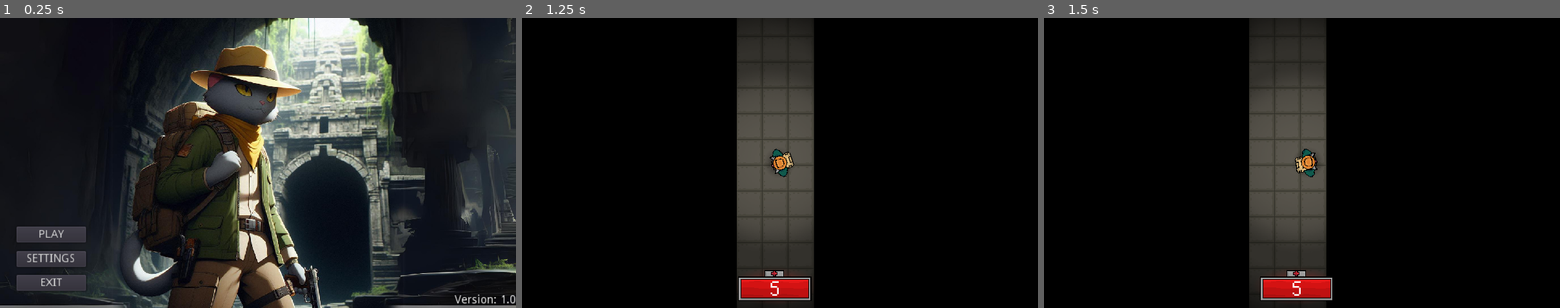
Above: before the commit, frames 1-3 (left to right).
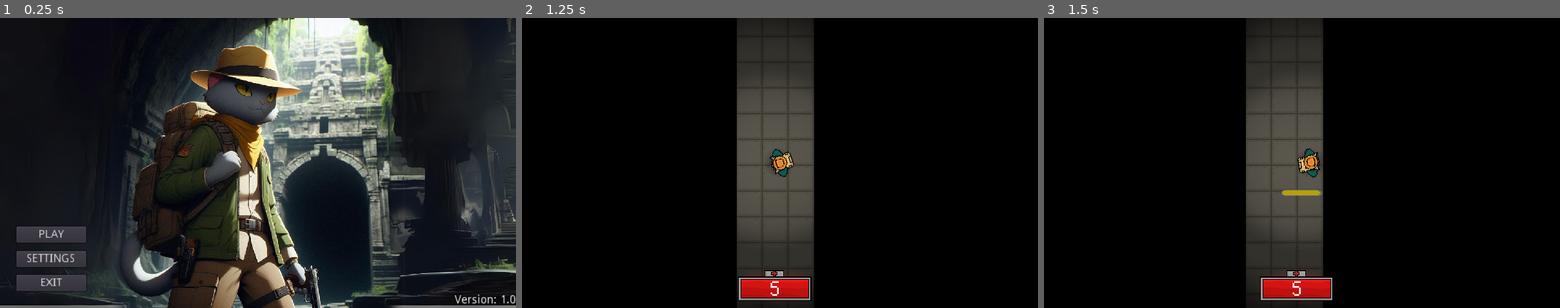
Above: after the commit, the same moments.

Repository: MarcinOrl/martini-symulacja-pracy
Game: Godot game, scene res://Menu.tscn
Two runs of this game, one before a commit and one after it. Both use one fixed random seed, a clock stepped at 60 frames per second and the inputs below.
Inputs (mouse positions are in pixels of both pictures, inside the frame that each line leads up to):
- Up to frame 1 (0.25 s): no input
- Up to frame 2 (1.25 s): click "PLAY" at 0.5 s
- Up to frame 3 (1.5 s): tap Enter at 1.25 s; move the mouse to (1415, 148) at 1.27 s; hold Right (ui_right) from 1.28 s (still down); hold Shift (ui_sprint, bound only after the commit) from 1.28 s (still down)

Frames 1-2 are identical in both runs. In frame 3, 1.8% of the frame differs, in the area x 39-55%, y 0-100%.

Commit message:
Implemented sprint mechanic

Diff:
--- a/Player/Player.gd
+++ b/Player/Player.gd
@@ -16,6 +16,11 @@
 var stats = PlayerStats
 var reload = false
 var hitParticle = load("res://Player/PlayerHurtParticle.tscn")
+var can_sprint = true
+var stamina = 5.0
+var regen_delay = 1.0
+var stamina_timer = 0.0
+var sprint_multiplier = 1.4
 
 onready var animationPlayer = $AnimationPlayer
 onready var animationTree = $AnimationTree
@@ -55,9 +60,29 @@
 	input_vector.y = Input.get_action_strength("ui_down") - Input.get_action_strength("ui_up")
 	input_vector = input_vector.normalized()
 
+	var sprinting = false
+
+	if Input.is_action_pressed("ui_sprint") and can_sprint and stamina > 0:
+		sprinting = true
+		stamina -= delta
+		stamina_timer = 0.0
+
+	if stamina <= 0:
+		can_sprint = false
+
+	if !sprinting:
+		stamina_timer += delta
+		if stamina_timer >= regen_delay:
+			stamina = min(stamina + delta, 5.0)
+			if stamina > 0:
+				can_sprint = true
+
 	if input_vector != Vector2.ZERO:
 		animationState.travel("walking")
-		apply_central_impulse(input_vector*90)
+		if !sprinting:
+			apply_central_impulse(input_vector*90)
+		else:
+			apply_central_impulse(input_vector*sprint_multiplier*90)
 	else:
 		animationState.travel("Idle")
 
--- /dev/null
+++ b/UI/SprintBar.gd
@@ -0,0 +1 @@
+extends ProgressBar
--- /dev/null
+++ b/UI/SprintBar.tscn
@@ -0,0 +1,34 @@
+[gd_scene load_steps=4 format=2]
+
+[ext_resource path="res://UI/SprintBar.gd" type="Script" id=1]
+
+[sub_resource type="StyleBoxFlat" id=46]
+bg_color = Color( 0.713726, 0.639216, 0.0392157, 1 )
+corner_radius_top_left = 5
+corner_radius_top_right = 5
+corner_radius_bottom_right = 5
+corner_radius_bottom_left = 5
+
+[sub_resource type="StyleBoxFlat" id=45]
+bg_color = Color( 1, 1, 1, 0.180392 )
+corner_radius_top_left = 5
+corner_radius_top_right = 5
+corner_radius_bottom_right = 5
+corner_radius_bottom_left = 5
+expand_margin_left = 1.0
+expand_margin_right = 1.0
+expand_margin_top = 1.0
+expand_margin_bottom = 1.0
+
+[node name="SprintBar" type="ProgressBar"]
+margin_right = 42.0
+margin_bottom = 14.0
+rect_scale = Vector2( 1, 0.5 )
+custom_styles/fg = SubResource( 46 )
+custom_styles/bg = SubResource( 45 )
+value = 50.0
+percent_visible = false
+script = ExtResource( 1 )
+__meta__ = {
+"_edit_use_anchors_": false
+}
--- a/main.gd
+++ b/main.gd
@@ -2,6 +2,13 @@
 
 #onready var player = $Player
 onready var nav = $Navigation2D
+onready var sprint_bar = $CanvasLayer/SprintBar
+
+func _process(delta):
+	var player = get_node_or_null("Player")
+	if player:
+		sprint_bar.visible = player.stamina < 5.0
+		sprint_bar.value = (player.stamina / 5.0) * 100
 
 func _on_Timer_timeout():
 	var player = get_node_or_null( "Player" )
--- a/main.tscn
+++ b/main.tscn
@@ -15,6 +15,7 @@
 [ext_resource path="res://elements/Camera2D.tscn" type="PackedScene" id=13]
 [ext_resource path="res://MusicAndSounds/an-evil-wynd-by-tim-kulig-from-filmmusic-io.mp3" type="AudioStream" id=14]
 [ext_resource path="res://WorldEvents/WinArea.tscn" type="PackedScene" id=15]
+[ext_resource path="res://UI/SprintBar.tscn" type="PackedScene" id=16]
 
 [sub_resource type="OccluderPolygon2D" id=12]
 polygon = PoolVector2Array( 0, 0, 32, 0, 32, 32, 0, 32 )
@@ -516,6 +517,12 @@
 margin_right = 536.0
 margin_bottom = 347.0
 
+[node name="SprintBar" parent="CanvasLayer" instance=ExtResource( 16 )]
+margin_left = 296.0
+margin_top = 214.0
+margin_right = 344.0
+margin_bottom = 226.0
+
 [node name="CanvasModulate" type="CanvasModulate" parent="."]
 color = Color( 0, 0, 0, 1 )
 
--- a/project.godot
+++ b/project.godot
@@ -92,6 +92,11 @@
 "events": [ Object(InputEventMouseButton,"resource_local_to_scene":false,"resource_name":"","device":0,"alt":false,"shi …(212 unchanged characters)…
  ]
 }
+ui_sprint={
+"deadzone": 0.5,
+"events": [ Object(InputEventKey,"resource_local_to_scene":false,"resource_name":"","device":0,"alt":false,"shift":false,"control":false,"meta":false,"command":false,"pressed":false,"scancode":0,"physical_scancode":16777237,"unicode":0,"echo":false,"script":null)
+ ]
+}
 
 [layer_names]
 
Not shown: 1 places in main.tscn that only renumber resources
